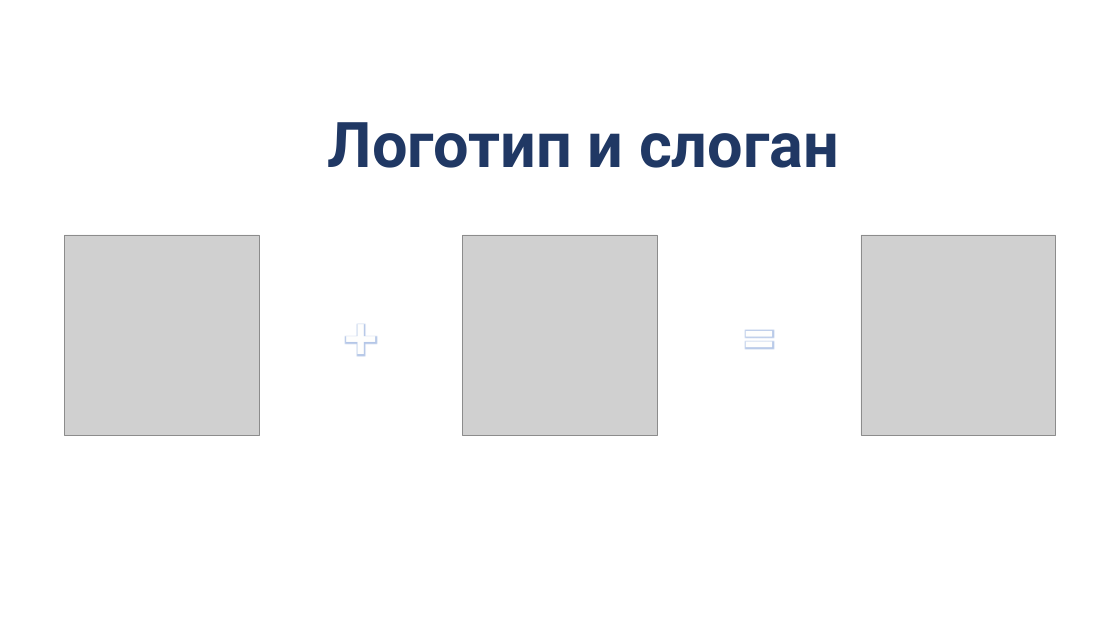
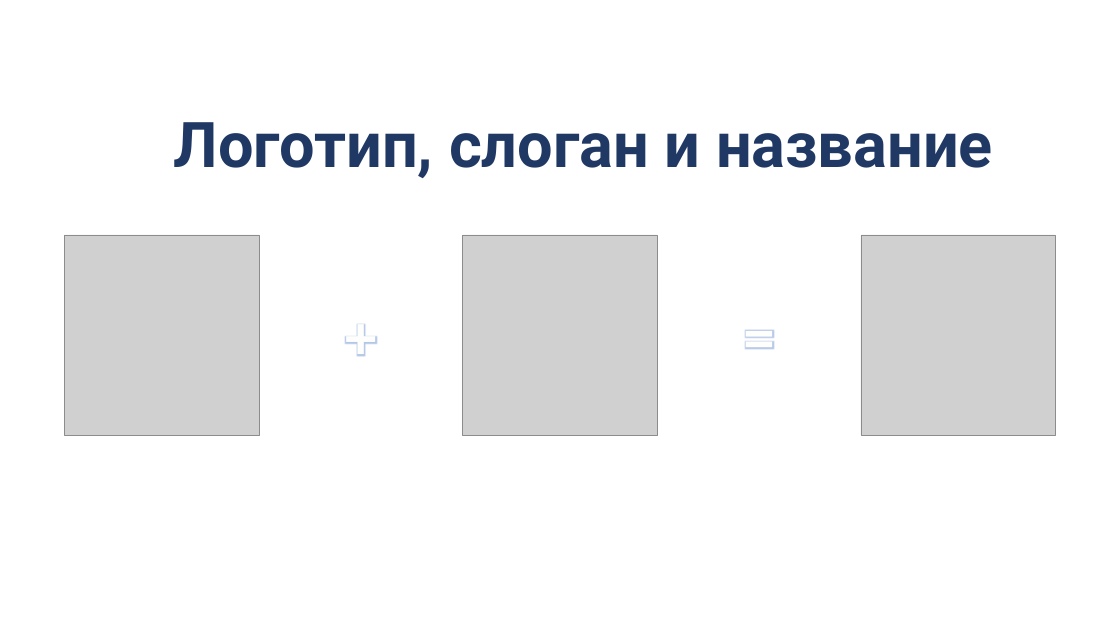
Before and after one commit to Kristal1ik/WEB, a slide deck: slide 4 of Презентация.pptx. Drawn at 1120x630 pixels with LibreOffice and Linux fonts; fonts in the diff are those of the drawing; grey boxes stand for pictures; background and template pictures are left out. Boxes give left, top, right and bottom in pixels: in the first picture for what was removed or moved away, otherwise in the second. Text is boxed around its words. In the diff, an @@ line names an element or a change of style, - is before the commit and + after.

```diff
--- a/Презентация.pptx
+++ b/Презентация.pptx
@@ title at <box>174,122,993,178</box>: text changed @@
-Логотип и слоган
+Логотип, слоган и название
```
Also in this commit, not shown: 2 other slides changed, 4 slides added.
